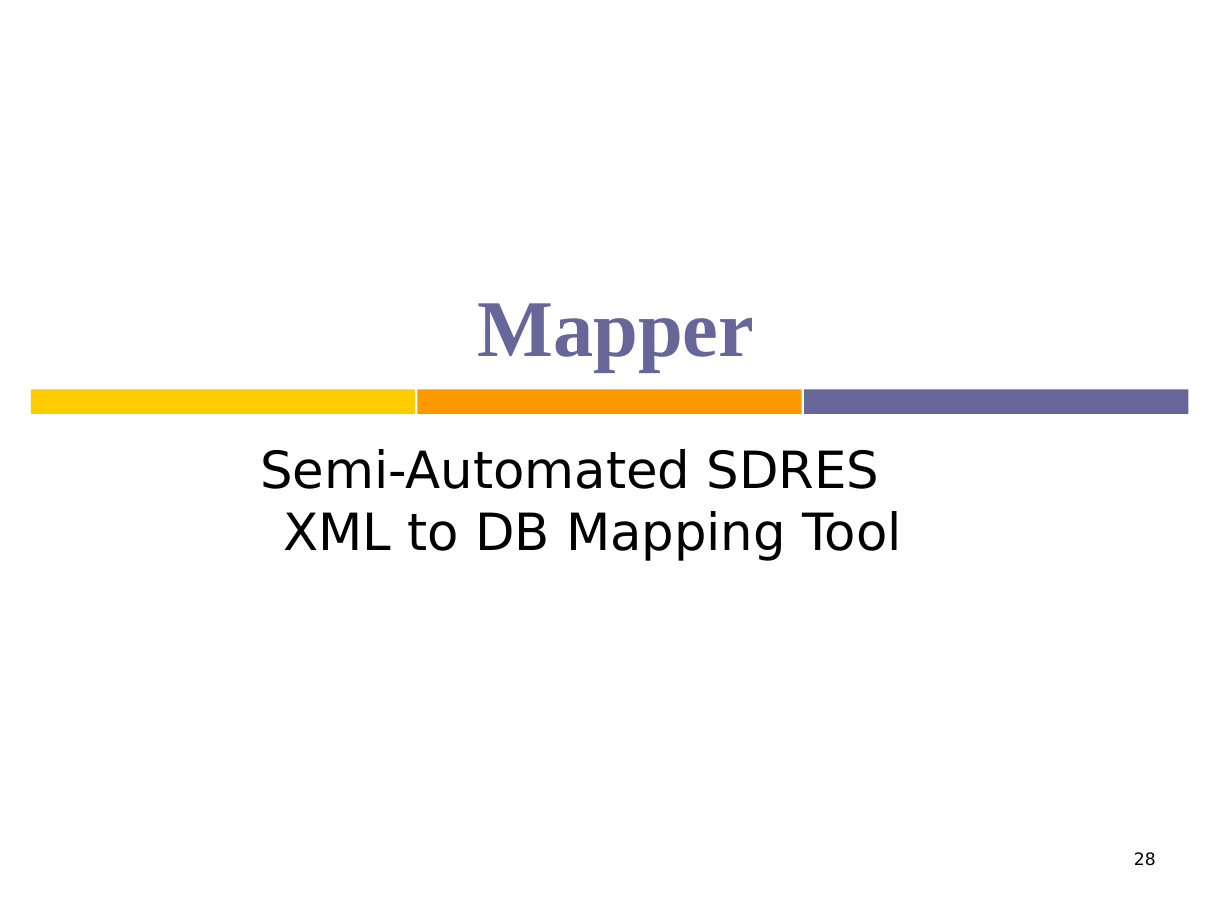
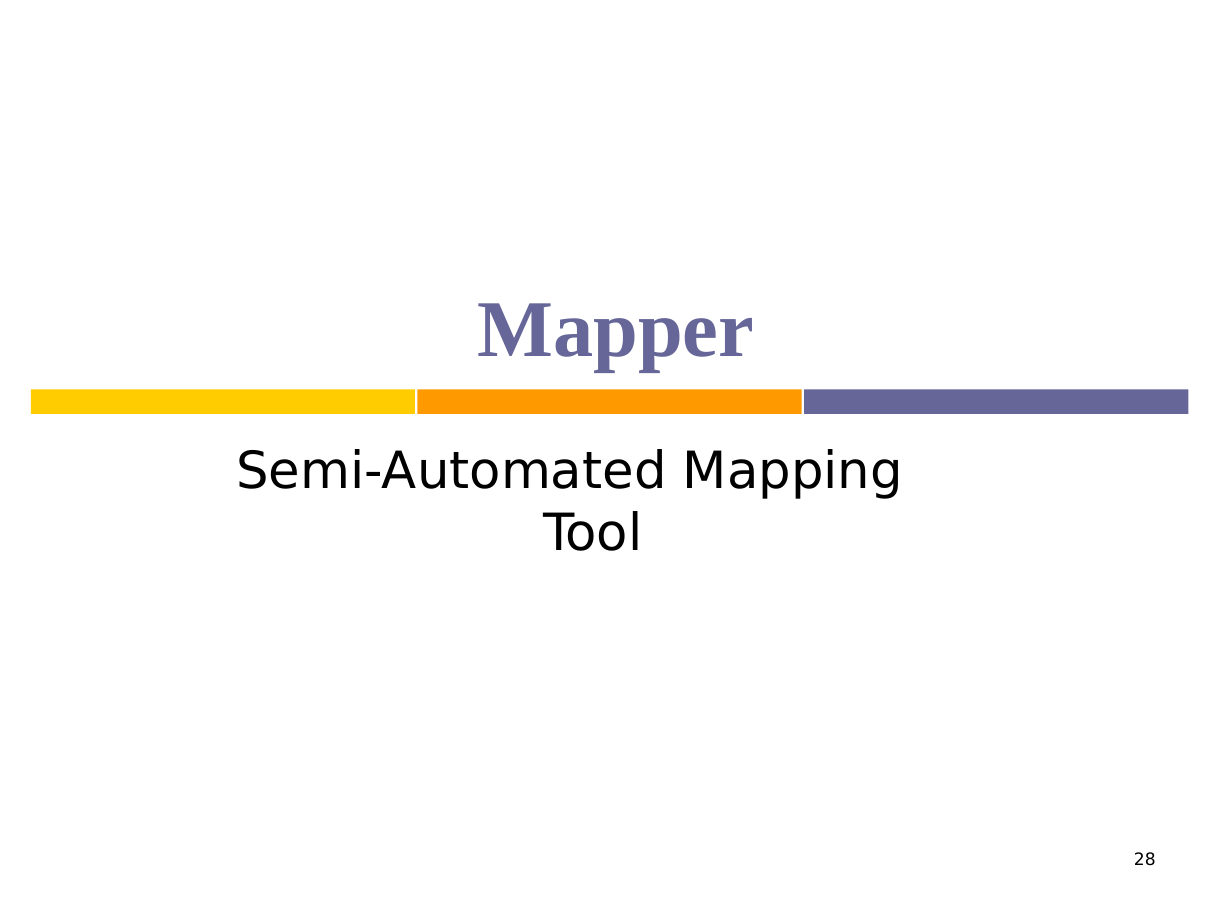
Before and after one commit to umair3/dress, a slide deck: slide 28 of presentations_and_documents/inhouse.ppt. Drawn at 1232x924 pixels with LibreOffice and Linux fonts; fonts in the diff are those of the drawing. Boxes give left, top, right and bottom in pixels: in the first picture for what was removed or moved away, otherwise in the second. Text is boxed around its words. In the diff, an @@ line names an element or a change of style, - is before the commit and + after.

```diff
--- a/presentations_and_documents/inhouse.ppt
+++ b/presentations_and_documents/inhouse.ppt
@@ subtitle at [236,449,903,551]: text changed @@
-Semi-Automated SDRES XML to DB Mapping Tool
+Semi-Automated Mapping Tool
```
Also in this commit, not shown: 3 other slides changed, 1 slide added, 3 other files.
